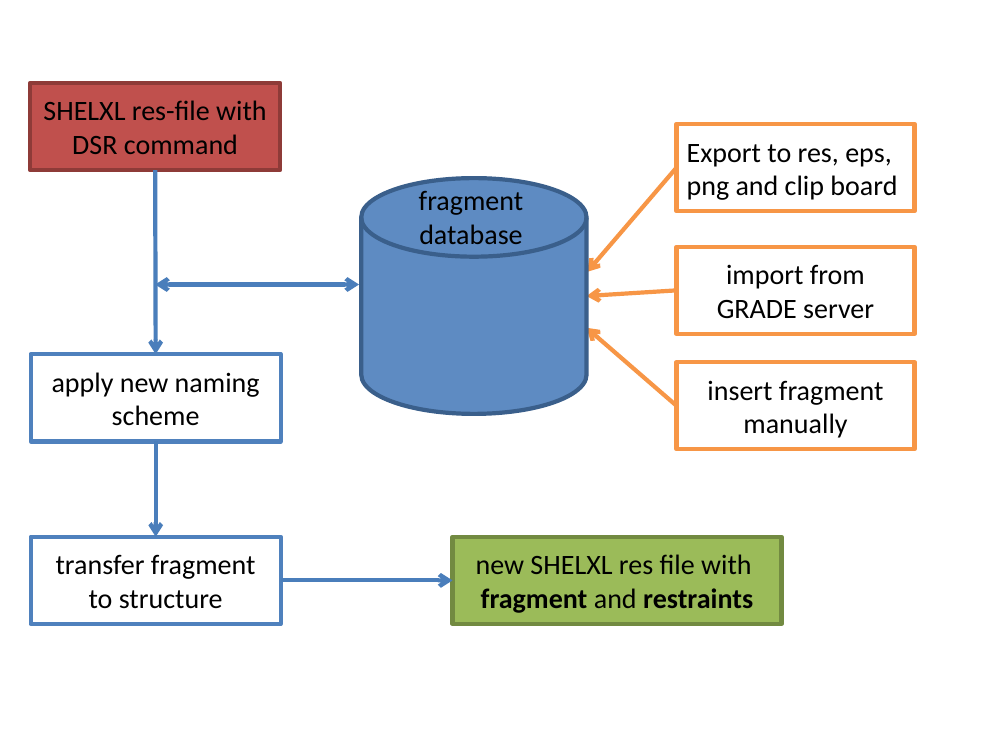
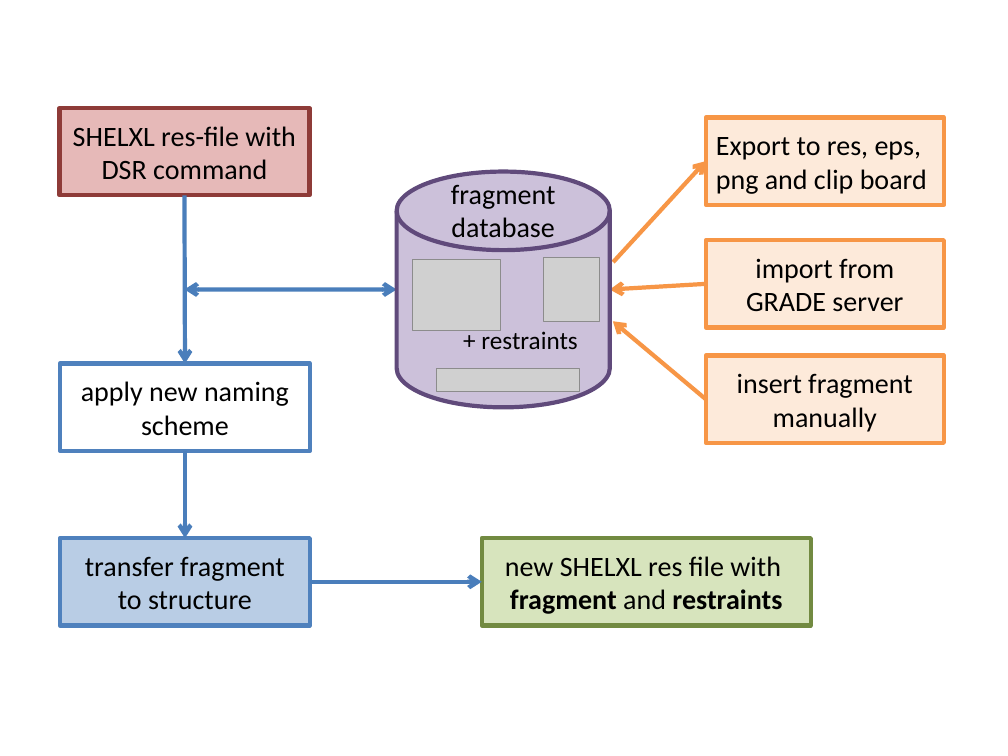
Before and after one commit to dkratzert/DSR, a slide deck: slide 2 of manuals/wokflow.pptx (slide 1 before the commit). Drawn at 1008x756 pixels with LibreOffice and Linux fonts; fonts in the diff are those of the drawing; grey boxes stand for pictures. Boxes give left, top, right and bottom in pixels: in the first picture for what was removed or moved away, otherwise in the second. Text is boxed around its words. In the diff, an @@ line names an element or a change of style, - is before the commit and + after.

```diff
--- a/manuals/wokflow.pptx
+++ b/manuals/wokflow.pptx
@@ rectangle "SHELXL res-file with DSR command": place and size @@
-rectangle "SHELXL res-file with DSR command" at box(30, 83, 280, 170)
+rectangle "SHELXL res-file with DSR command" at box(59, 108, 309, 196)
@@ rectangle "SHELXL res-file with DSR command" at box(59, 108, 309, 196): fill #C0504D to #E6B9B8 @@
@@ cylinder: place and size @@
-cylinder at box(361, 178, 587, 414)
+cylinder at box(396, 171, 610, 407)
@@ cylinder at box(396, 171, 610, 407): fill #5E8BC2 to #CCC1DA; outline #3A5F8C 3 pt to #604A7B 3 pt @@
@@ 3 rectangles, 1 text: place and size @@
-3 rectangles, 1 text at box(419, 124, 914, 450)
+3 rectangles, 1 text at box(451, 118, 943, 444)
@@ arrow moved from (588, 272) - (676, 167) to (613, 262) - (706, 161) @@
@@ arrow (613, 262) - (706, 161): arrowheads changed @@
@@ arrow moved from (155, 170) - (155, 354) to (184, 196) - (185, 364) @@
@@ fill none to #FDEADA in 3 elements at box(706, 118, 943, 206), box(706, 356, 943, 444), box(706, 240, 943, 328) @@
@@ double arrow moved from (155, 284) - (359, 284) to (184, 289) - (396, 289) @@
@@ arrow moved from (676, 290) - (587, 296) to (706, 284) - (610, 289) @@
@@ group added at box(412, 258, 601, 392): 3 pictures, 1 text @@
++ restraints
@@ arrow moved from (676, 406) - (587, 328) to (706, 399) - (613, 322) @@
@@ rectangle "apply new naming scheme": place and size @@
-rectangle "apply new naming scheme" at box(30, 354, 280, 442)
+rectangle "apply new naming scheme" at box(60, 364, 310, 452)
@@ arrow moved from (155, 442) - (155, 536) to (185, 451) - (185, 538) @@
@@ rectangle "transfer fragment to structure" at box(60, 538, 310, 626): fill none to #B9CDE5 @@
@@ rectangle "new SHELXL res file with ..." at box(482, 538, 810, 626): fill #9BBB59 to #D7E4BD @@
@@ 2 rectangles, 1 arrow: place and size @@
-2 rectangles, 1 arrow at box(30, 536, 781, 624)
+2 rectangles, 1 arrow at box(60, 538, 810, 626)
```
Also in this commit, not shown: 1 slide added.
